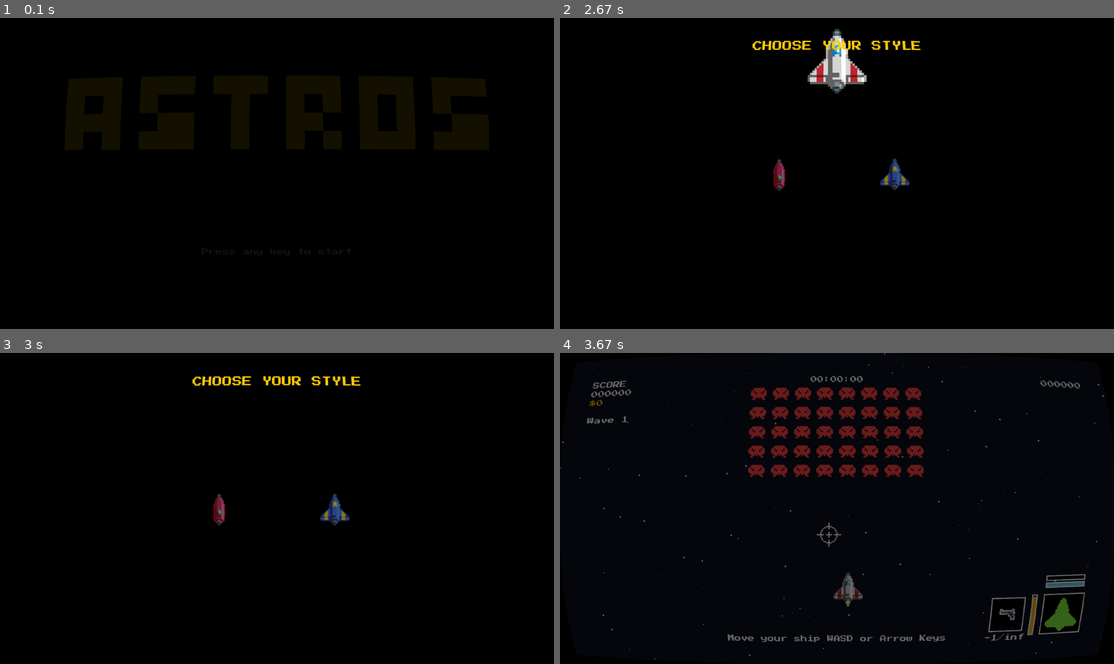
Above: before the commit, frames 1-4 (two rows, left to right).
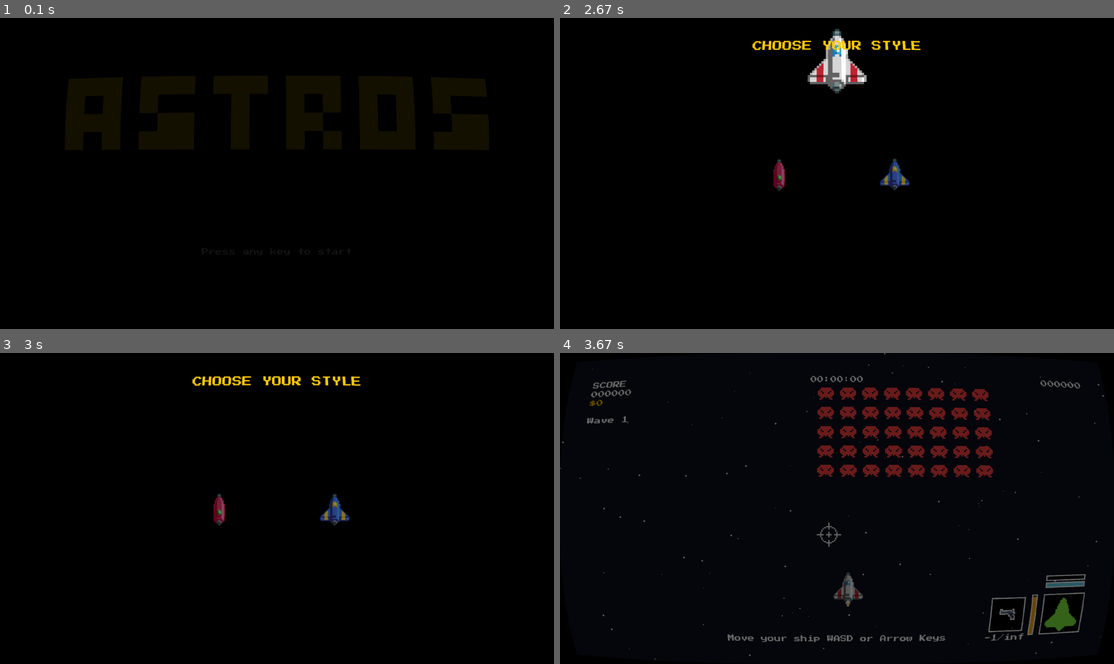
Above: after the commit, the same moments.

Repository: isGoodSoup/astros
Game: pygame game, started from main.py
The game is run twice, just before and just after one commit, with the same random seed, the same clock (stepped at 60 frames per second) and the same inputs.
Inputs (mouse positions are in pixels of both pictures, inside the frame that each line leads up to):
- Up to frame 1 (0.1 s): no input
- Up to frame 2 (2.67 s): hold Right 0.33-0.8 s; move the mouse to (814, 189) at 0.37 s; hold Up 0.83-1.13 s; hold Right 1.17-1.63 s; hold Left 1.67-2.2 s; tap Enter at 2.23 s
- Up to frame 3 (3 s): no input
- Up to frame 4 (3.67 s): no input

Frames 1-3 are identical in both runs. In frame 4, 3.5% of the frame differs, in the area x 33-79%, y 11-41%.

Commit message:
update: balanced fleets depending on alien color

Diff:
--- a/scripts/fleet.py
+++ b/scripts/fleet.py
@@ -1,7 +1,7 @@
 import pygame
 
 from scripts.alien import Alien
-from scripts.settings import ASTEROID_PHASES, ALIEN_PHASES, SCALE
+from scripts.settings import ASTEROID_PHASES, ALIEN_PHASES, SCALE, ALIEN_COLORS
 
 
 class AlienFleet:
@@ -16,10 +16,10 @@
         self.alien_width = 16 * scale
         self.alien_height = 13 * scale
         self.direction = 1
-        self.step = 24
+        color = game.state.phase_colors[
+            game.state.phase_index % len(game.state.phase_colors)]
+        self.step = 2 * ALIEN_COLORS[color]
         self.move_timer = pygame.time.get_ticks()
-        self.move_delay = 600
-        self.min_delay = 100
 
         cluster_width = cols * self.alien_width + (cols - 1) * spacing_x
         self.start_x = (game.screen_size[0] - cluster_width) // 2
@@ -37,7 +37,6 @@
         )
 
         for x, y in positions:
-            color = game.state.phase_colors[game.state.phase_index % len(game.state.phase_colors)]
             alien = Alien(game.ship, x, y, color, 0)
             self.aliens.add(alien) # type: ignore
             game.aliens.add(alien)
@@ -60,26 +59,20 @@
         if len(self.aliens) == 0:
             return
 
-        now = pygame.time.get_ticks()
-        if now - self.move_timer >= self.move_delay:
-            if len(self.aliens) == 0:
-                return
-            left = min(a.rect.left for a in self.aliens.sprites())
-            right = max(a.rect.right for a in self.aliens.sprites())
+        left = min(a.rect.left for a in self.aliens.sprites())
+        right = max(a.rect.right for a in self.aliens.sprites())
 
-            if right >= self.game.screen_size[0] or left <= 0:
-                self.direction *= -1
-                for alien in list(self.aliens):
-                    alien.rect.y += 10
+        if right >= self.game.screen_size[0] or left <= 0:
+            self.direction *= -1
+            for alien in list(self.aliens):
+                alien.rect.y += 10
 
-            for alien in list(self.aliens):
-                alien.rect.x += self.direction * self.step
-                alien.update()
-            self.move_timer = now
+        for alien in list(self.aliens):
+            alien.rect.x += self.direction * self.step
+            alien.update()
 
         alive = len(self.aliens)
         total = self.rows * self.cols
-        self.move_delay = max(self.min_delay, int(600 * (alive / total)))
 
 def spawn_fleet(game, phase):
     fleet_sprites = pygame.sprite.Group()
--- a/scripts/game.py
+++ b/scripts/game.py
@@ -234,8 +234,7 @@
 
             if self.screen_shake > 0:
                 self.screen_shake -= 1
-            render_offset = self.ship.taken_damage() if self.screen_shake else [
-                0, 0]
+            render_offset = self.ship.taken_damage() if self.screen_shake else [0, 0]
             if joysticks and self.screen_shake:
                 controller.rumble(0.5, 1, BASE_RUMBLE_MS)
 
